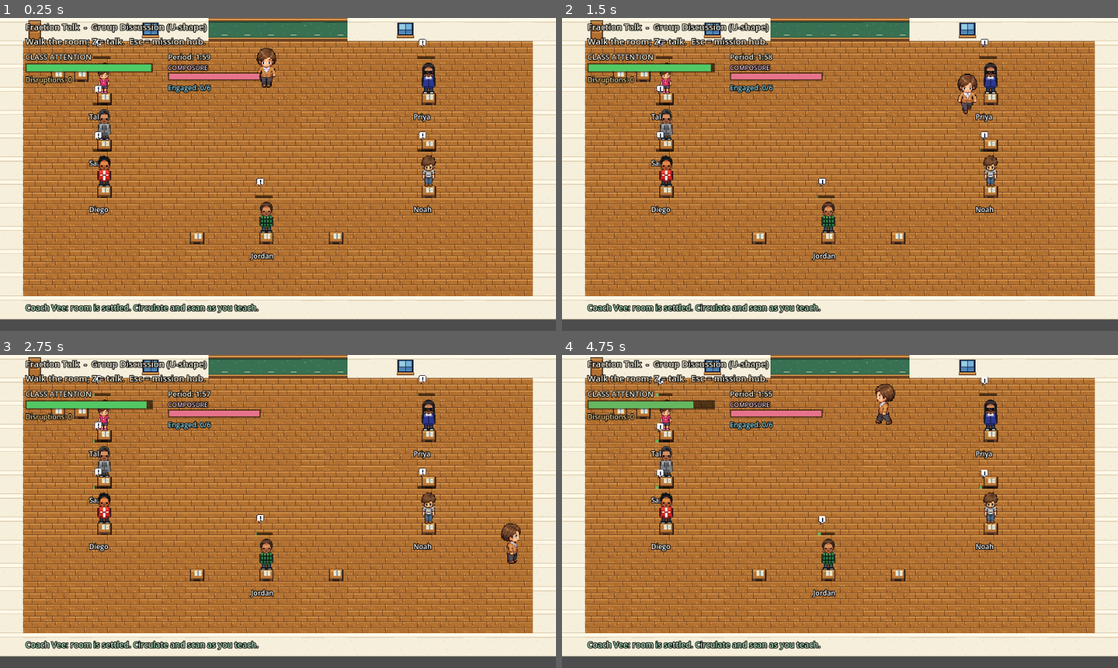
Above: before the commit, frames 1-4 (two rows, left to right).
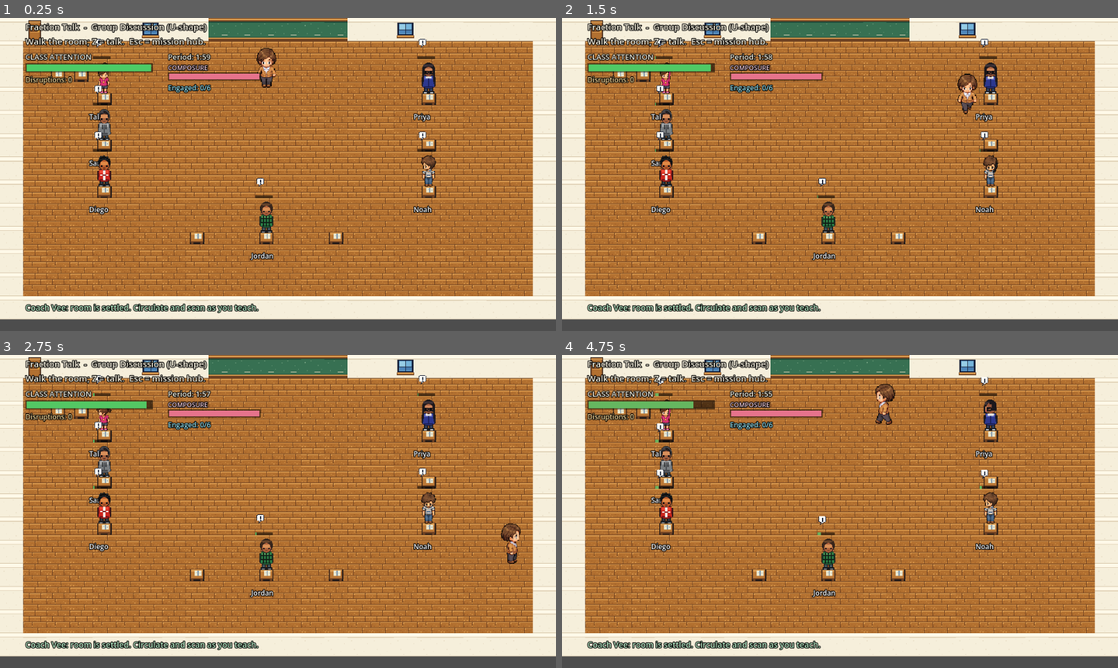
Above: after the commit, the same moments.

Repository: Educatian/chalk-and-chance
Game: Godot game, scene res://scenes/overworld/Overworld.tscn
Same seed, same stepped clock (60 frames per second), same inputs: the game is played once before the commit and once after it. This scene is started directly instead of the project's main scene.
Inputs:
- Up to frame 1 (0.25 s): no input
- Up to frame 2 (1.5 s): tap Enter (ui_accept) at 0.5, 0.77 s; hold Right (ui_right) 0.53-1.28 s; tap Backspace at 0.6, 1.35 s; hold Down (ui_down) from 1.28 s (still down)
- Up to frame 3 (2.75 s): tap Enter (ui_accept) at 1.52 s; release Down (ui_down) at 2.03 s; hold Right (ui_right) from 2.03 s (still down); tap Backspace at 2.1 s
- Up to frame 4 (4.75 s): release Right (ui_right) at 2.78 s; hold Up (ui_up) 2.78-3.53 s; tap Backspace at 2.85, 3.6, 4.35 s; tap Enter (ui_accept) at 3.02, 3.77, 4.52 s; hold Left (ui_left) from 3.53 s (still down)

The runs differ from the first frame. In frame 1, 0.1% of the frame differs, in the area x 17-79%, y 18-66%; in frame 2, less than 0.1%; in frame 3, 0.1%; in frame 4, 0.2%, in the area x 19-79%, y 14-66%.

Commit message:
Add idle animations for classroom students + crisp UI text
- Per-persona 6-frame idle strips (neutral/breathe/look-L/look-R/
  hand-raise/lean-work); Overworld renders students as AnimatedSprite2D
  playing idle/discuss/work loops by scenario format, desynced per student.
  Falls back to the static stand frame when no strip is present.
- Switch stretch mode to canvas_items so UI/dialogue text renders crisp at
  native resolution while sprites keep their pixel-art (nearest) look.

Co-Authored-By: Claude Opus 4.8 (1M context) <noreply@anthropic.com>

Diff:
--- a/project.godot
+++ b/project.godot
@@ -33,7 +33,7 @@
 window/size/viewport_height=540
 window/size/window_width_override=1920
 window/size/window_height_override=1080
-window/stretch/mode="viewport"
+window/stretch/mode="canvas_items"
 window/stretch/scale_mode="integer"
 
 [rendering]
--- a/scenes/dev/ShotEnc.gd
+++ b/scenes/dev/ShotEnc.gd
@@ -5,6 +5,7 @@
 const OUT_DIR := "res://tmp/"
 
 func _ready() -> void:
+	get_window().size = Vector2i(1920, 1080)   # real-play window so canvas_items text crispness shows
 	LLMClient.use_stub = true
 	TTSClient.enabled = false
 	Game.start_lesson("test", 120.0)
--- a/scenes/overworld/Overworld.gd
+++ b/scenes/overworld/Overworld.gd
@@ -83,6 +83,7 @@
 
 # Which seat (col index, row index into SEAT_COLS/SEAT_ROWS) each student occupies.
 var _seats: Array = []        # seat tiles for the loaded arrangement
+var _format: String = ""      # scenario format (discussion/group_work/...) -> idle animation
 var _objectives: Array = []   # scenario objectives, scored at debrief
 var _offtask_rise := OFFTASK_RISE
 var _attempt := 1
@@ -114,6 +115,7 @@
 func _ready() -> void:
 	var cfg := _load_scenario(Game.current_scenario_id)
 	_scenario_title = str(cfg.get("title", "Lesson"))
+	_format = str(cfg.get("format", ""))
 	_offtask_rise = float(cfg.get("offtask_rise", OFFTASK_RISE))
 	# Resume the in-progress period (returning from an encounter) or start a fresh one.
 	if Game.lesson_active(Game.current_scenario_id):
@@ -298,10 +300,59 @@
 
 # --- actors ------------------------------------------------------------------
 
+## Build a looping idle AnimatedSprite2D from a 6-frame strip (<persona>_idle.png, 192x64:
+## neutral/breathe/look-left/look-right/hand-raise/lean-work). Returns null if the strip is
+## absent, so the caller falls back to the static stand frame. Animation + tempo + start
+## frame are picked by scenario format and randomized so the class is not in lockstep.
+func _build_idle_anim(persona_id: String, feety: float) -> AnimatedSprite2D:
+	var sheet := Art.tex("res://assets/sprites/%s_idle.png" % persona_id)
+	if sheet == null:
+		return null
+	var fw := int(sheet.get_width() / 6.0)
+	var fh := int(sheet.get_height())
+	if fw < 8 or fh < 16:
+		return null
+	var b0 := Art.opaque_bounds(sheet, Rect2i(0, 0, fw, fh))
+	if b0.size.y <= 0:
+		return null
+	var sc := (STUDENT_TILES_TALL * TILE) / float(b0.size.y)
+	var frames := SpriteFrames.new()
+	var sets := {
+		"idle": [0, 1, 0, 2, 0, 3],
+		"discuss": [0, 1, 4, 0, 2, 1],
+		"work": [0, 5, 0, 1, 5, 0],
+	}
+	for anim_name in sets:
+		frames.add_animation(anim_name)
+		frames.set_animation_loop(anim_name, true)
+		frames.set_animation_speed(anim_name, 2.5)
+		for i in sets[anim_name]:
+			var at := AtlasTexture.new()
+			at.atlas = sheet
+			at.region = Rect2(int(i) * fw, 0, fw, fh)
+			frames.add_frame(anim_name, at)
+	frames.remove_animation("default")
+	var asp := AnimatedSprite2D.new()
+	asp.sprite_frames = frames
+	asp.centered = false
+	asp.texture_filter = CanvasItem.TEXTURE_FILTER_NEAREST
+	asp.scale = Vector2(sc, sc)
+	asp.position = Vector2(TILE / 2.0 - (float(b0.position.x) + float(b0.size.x) / 2.0) * sc, feety - float(b0.position.y + b0.size.y) * sc)
+	var anim := "idle"
+	if _format == "group_work":
+		anim = "work"
+	elif _format == "discussion":
+		anim = "discuss"
+	asp.play(anim)
+	asp.speed_scale = 0.7 + randf() * 0.6   # desync tempo per student
+	asp.frame = randi() % 6                  # desync starting frame
+	return asp
+
 func _spawn_npc(tile: Vector2i, persona_id: String, display_name: String) -> void:
 	var node := Node2D.new()
 	node.position = Vector2(tile.x * TILE, tile.y * TILE)
 	var head_y := 0.0
+	var char_spr: Node2D = null    # the character body, animated with an idle/gesture loop
 	var sheet := Art.tex("res://assets/sprites/%s_walk.png" % persona_id)
 	var t := Art.tex("res://assets/sprites/%s_ow.png" % persona_id)
 	# Desk at the seat tile, drawn FIRST so the student stands fully visible behind/above it
@@ -316,7 +367,12 @@
 		node.add_child(dk)
 	# Feet rest just inside the top of the desk tile; the whole figure shows above it.
 	var feety := TILE * 0.28
-	if sheet != null and sheet.get_width() >= 48 and sheet.get_height() >= 128:
+	var idle_anim := _build_idle_anim(persona_id, feety)
+	if idle_anim != null:
+		node.add_child(idle_anim)
+		char_spr = idle_anim
+		head_y = feety - STUDENT_TILES_TALL * TILE
+	elif sheet != null and sheet.get_width() >= 48 and sheet.get_height() >= 128:
 		# Normalize by the DRAWN figure (stand frame), not the cell, so all students match.
 		var cw := int(sheet.get_width() / 3.0)
 		var ch := int(sheet.get_height() / 4.0)
@@ -332,6 +388,7 @@
 		s.scale = Vector2(sc, sc)
 		s.position = Vector2(TILE / 2.0 - (float(b.position.x) + float(b.size.x) / 2.0) * sc, feety - float(b.position.y + b.size.y) * sc)
 		node.add_child(s)
+		char_spr = s
 		head_y = feety - STUDENT_TILES_TALL * TILE
 	elif t != null:
 		var tb := Art.opaque_bounds(t, Rect2i(0, 0, t.get_width(), t.get_height()))
Binary file added: assets/sprites/deshawn_offtask_idle.png
Not shown, added: assets/sprites/deshawn_offtask_idle.png.import
Binary file added: assets/sprites/diego_ell_idle.png
Not shown, added: assets/sprites/diego_ell_idle.png.import
Binary file added: assets/sprites/jordan_skeptic_idle.png
Not shown, added: assets/sprites/jordan_skeptic_idle.png.import
Binary file added: assets/sprites/marcus_volatile_idle.png
Not shown, added: assets/sprites/marcus_volatile_idle.png.import
Binary file added: assets/sprites/meilin_anxious_idle.png
Not shown, added: assets/sprites/meilin_anxious_idle.png.import
Binary file added: assets/sprites/noah_g5_fractions_idle.png
Not shown, added: assets/sprites/noah_g5_fractions_idle.png.import
(and 25 more such lines)
